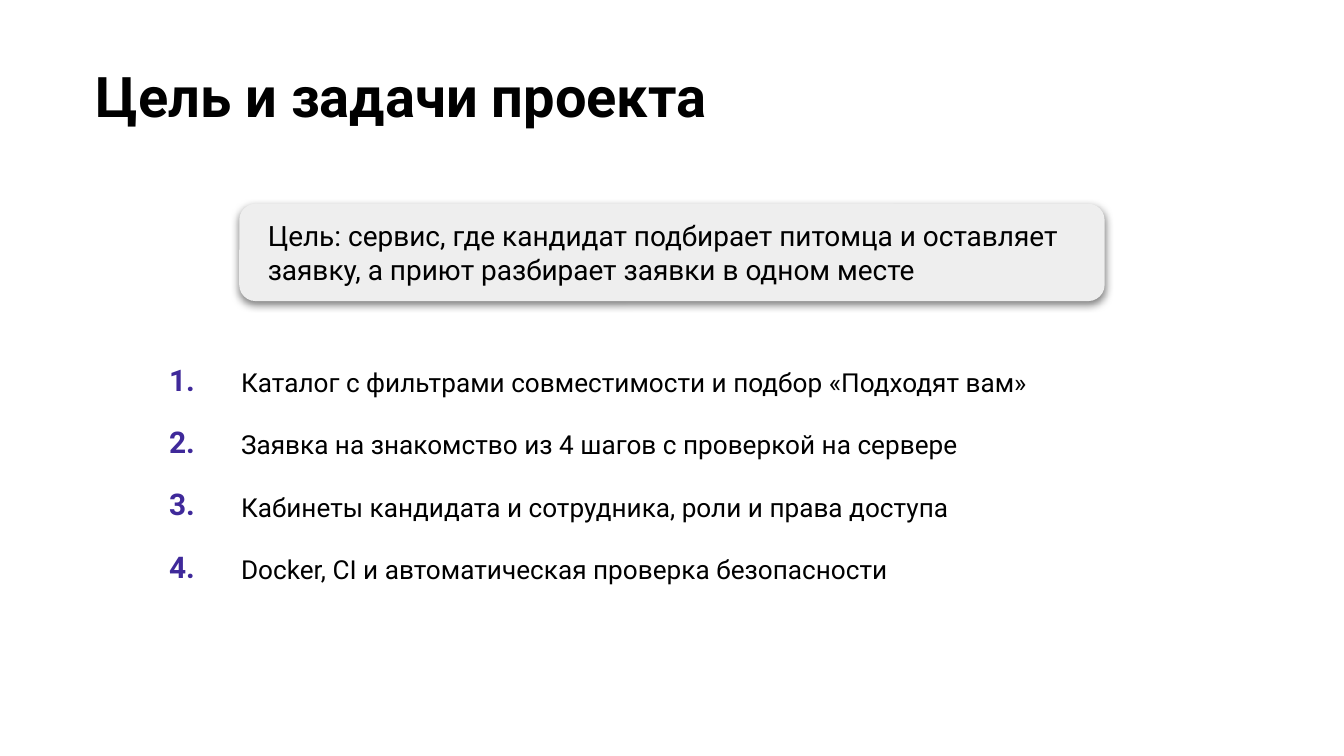
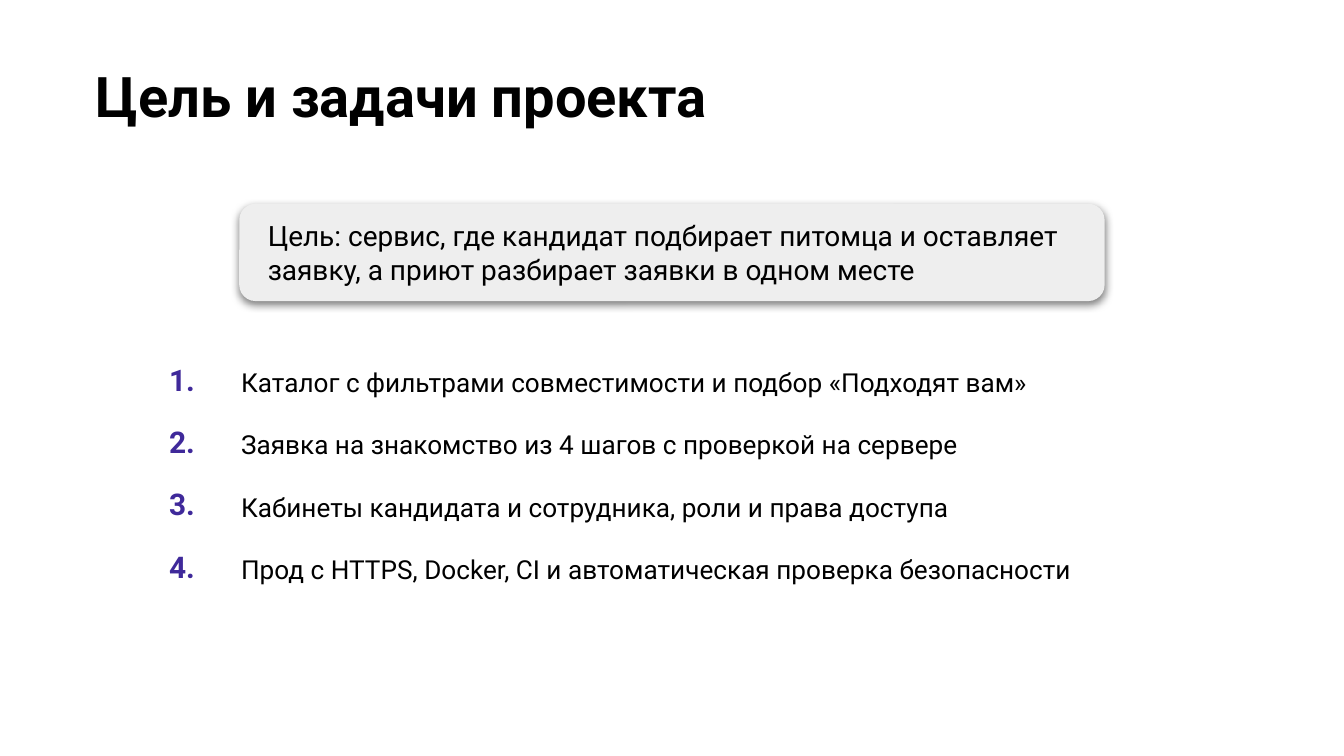
Before and after one commit to VitalyKruk/dobryi-dom, a slide deck: slide 5 of docs/Добрый_дом_Защита_проекта.pptx. Drawn at 1344x756 pixels with LibreOffice and Linux fonts; fonts in the diff are those of the drawing; background and template pictures are left out. Boxes give left, top, right and bottom in pixels: in the first picture for what was removed or moved away, otherwise in the second. Text is boxed around its words. In the diff, an @@ line names an element or a change of style, - is before the commit and + after.

```diff
--- a/docs/Добрый_дом_Защита_проекта.pptx
+++ b/docs/Добрый_дом_Защита_проекта.pptx
@@ table at bbox=[140, 351, 1204, 602] @@
-row 4, column 2: Docker, CI и автоматическая проверка безопасности
+row 4, column 2: Прод с HTTPS, Docker, CI и автоматическая проверка безопасности
```
Also in this commit, not shown: 7 other slides changed, 1 other file.
